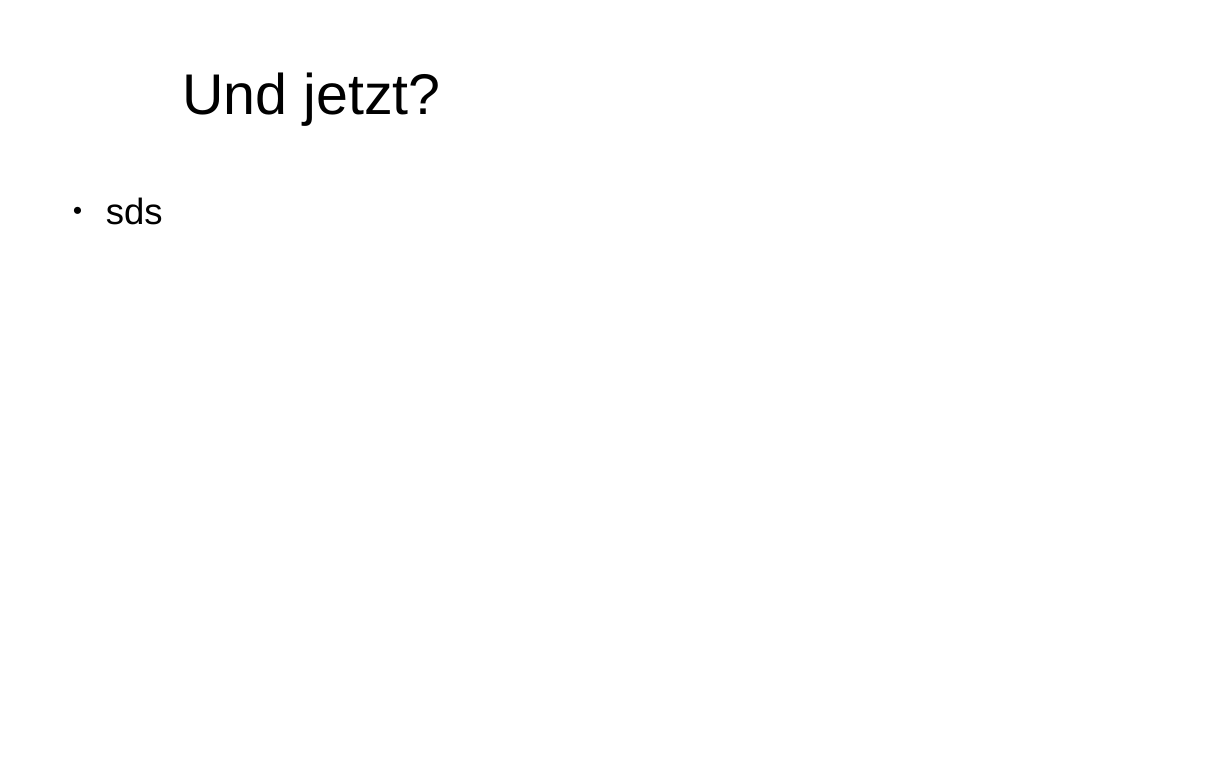
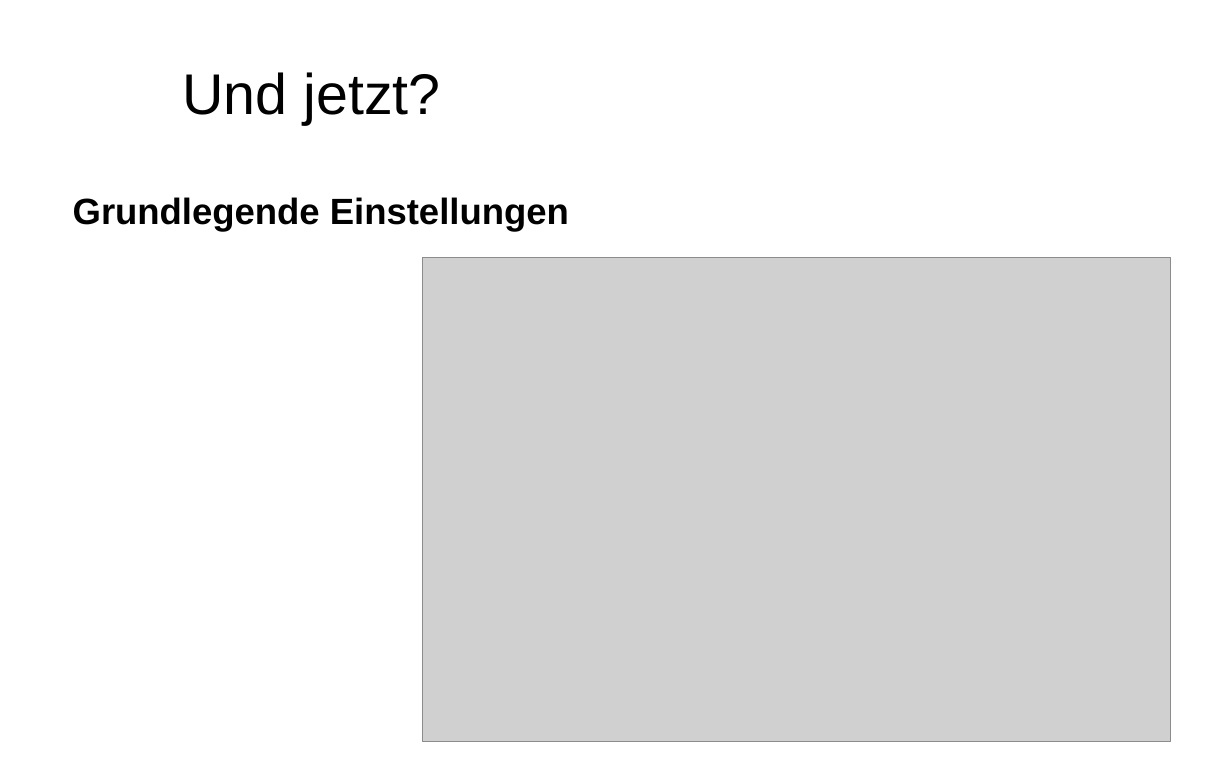
Before and after one commit to FrankPfattheicher/RaspiDotnet, a slide deck: slide 10 of Slides/RaspiDotnet.pptx. Drawn at 1232x776 pixels with LibreOffice and Linux fonts; fonts in the diff are those of the drawing; grey boxes stand for pictures; background and template pictures are left out. Boxes give left, top, right and bottom in pixels: in the first picture for what was removed or moved away, otherwise in the second. Text is boxed around its words. In the diff, an @@ line names an element or a change of style, - is before the commit and + after.

Commit message:
New slides and pictures

```diff
--- a/Slides/RaspiDotnet.pptx
+++ b/Slides/RaspiDotnet.pptx
@@ text at (x1=73, y1=197, x2=569, y2=231): text changed; bold on @@
-● sds
+Grundlegende Einstellungen
@@ picture added at (x1=423, y1=258, x2=1171, y2=742) @@
```
Also in this commit, not shown: 3 other slides changed, 8 slides added, 3 other files.
